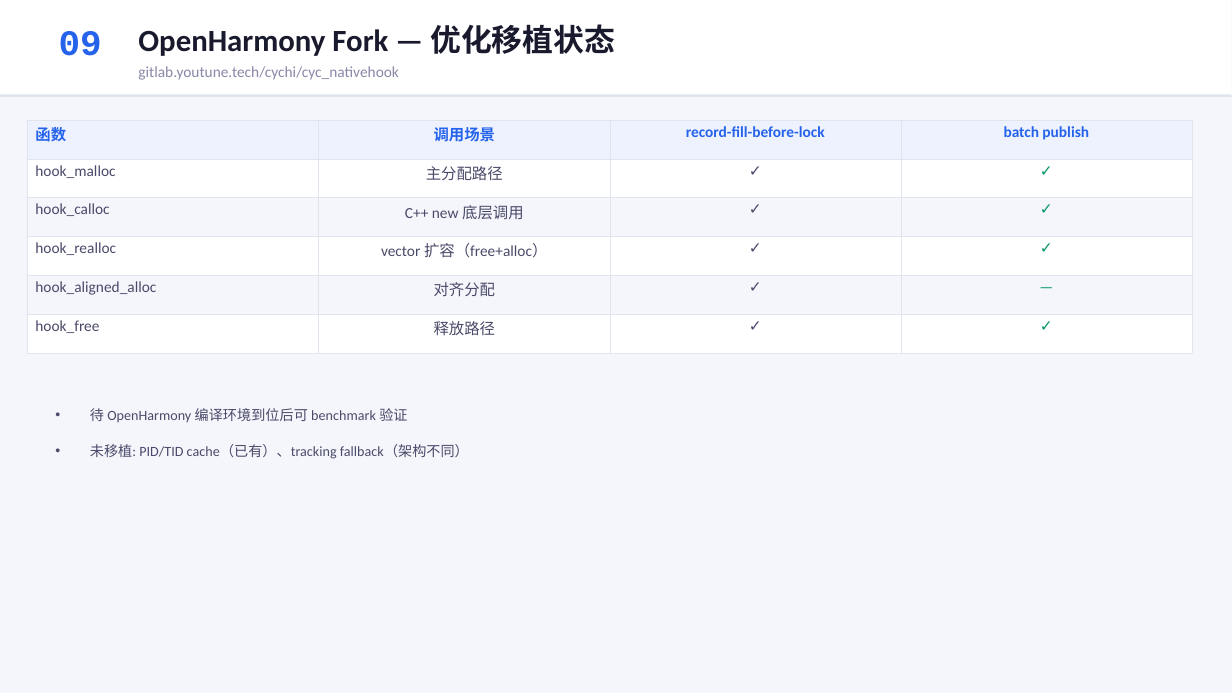
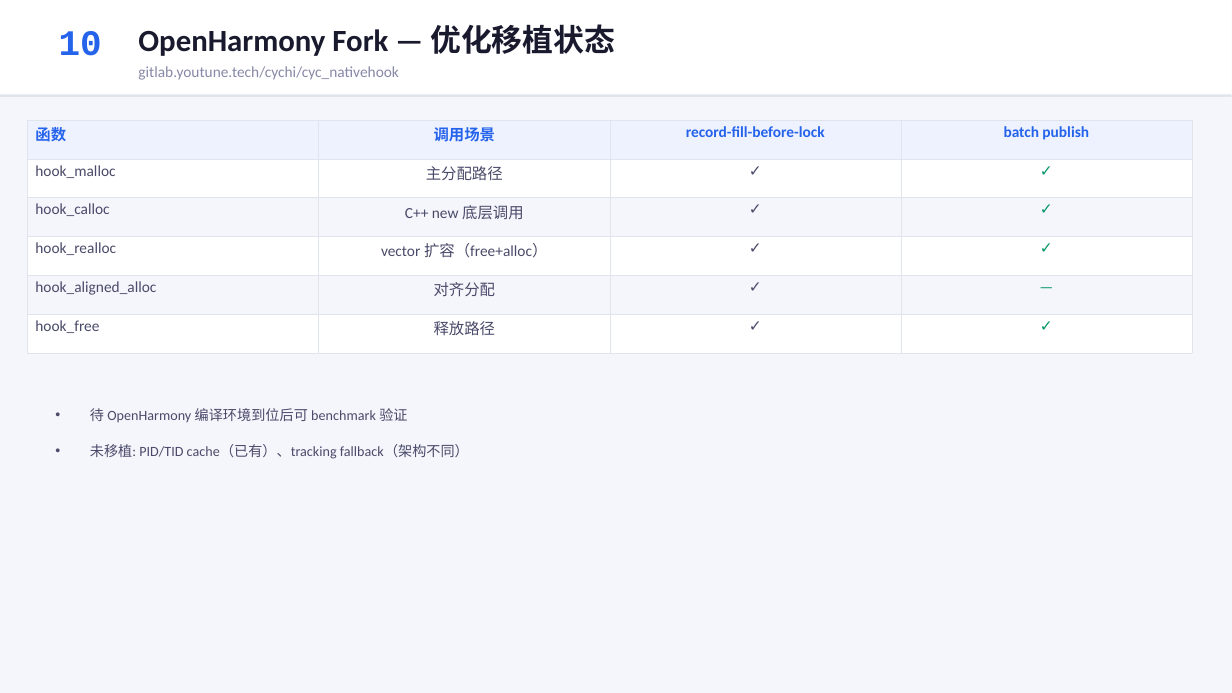
Before and after one commit to YiChiChen1106/Nativehook_linux_planb, a slide deck: slide 10 of presentation/native_hook_progress_2026-06-05.pptx (slide 9 before the commit). Drawn at 1232x693 pixels with LibreOffice and Linux fonts; fonts in the diff are those of the drawing. Boxes give left, top, right and bottom in pixels: in the first picture for what was removed or moved away, otherwise in the second. Text is boxed around its words. In the diff, an @@ line names an element or a change of style, - is before the commit and + after.

```diff
--- a/presentation/native_hook_progress_2026-06-05.pptx
+++ b/presentation/native_hook_progress_2026-06-05.pptx
@@ text at bbox=[59, 31, 102, 56]: text changed @@
-09
+10
```
Also in this commit, not shown: 9 other slides changed, 1 slide added, 1 other file.
